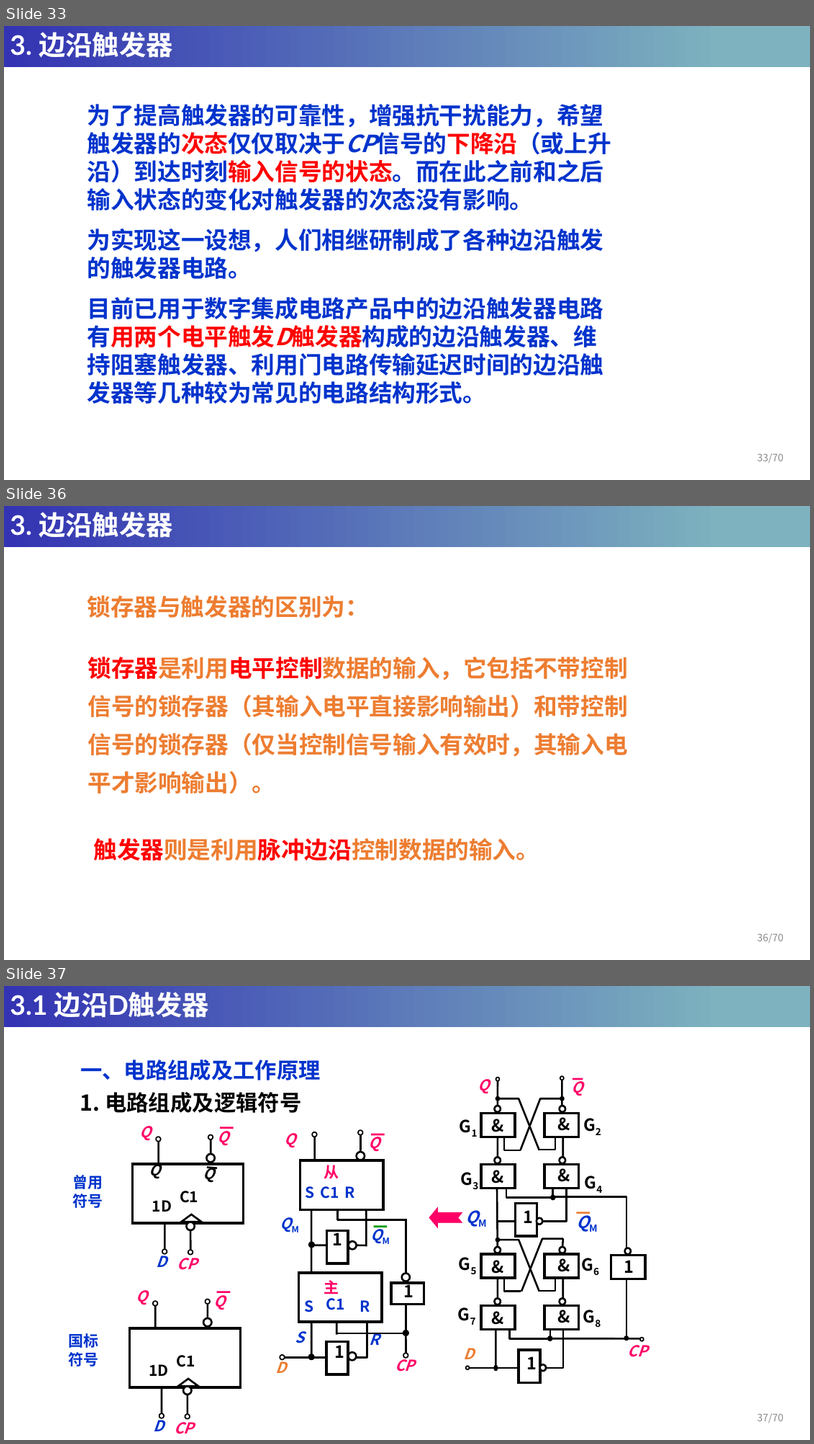
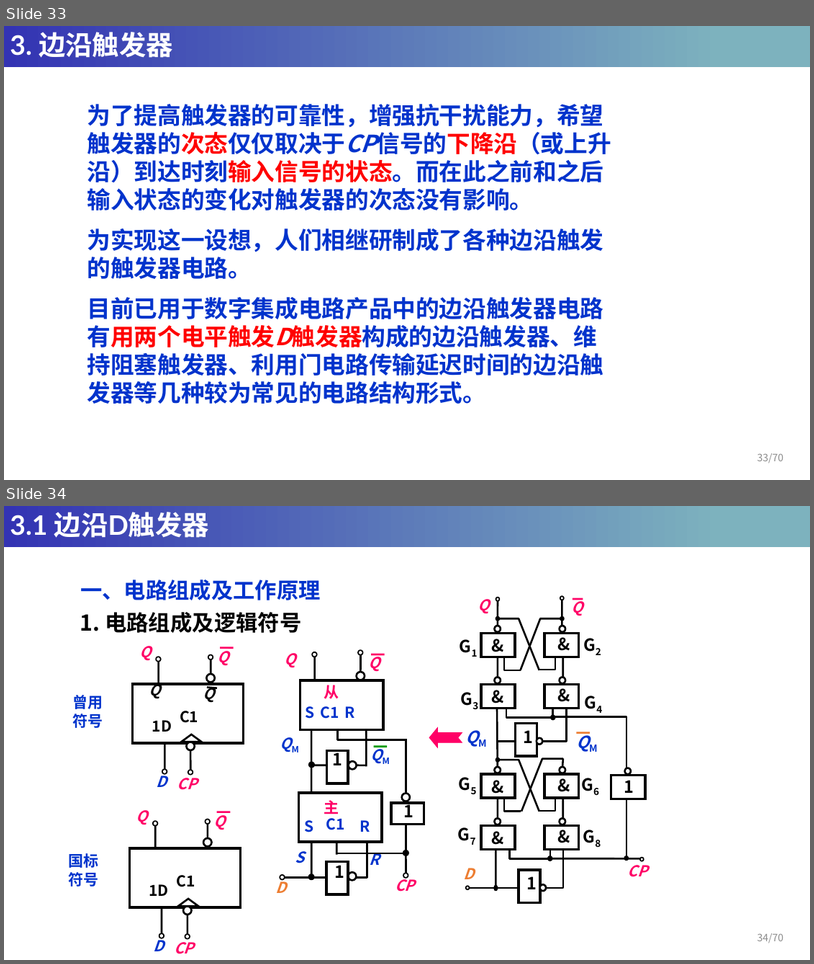
Before and after one commit to HeyuanMingong/heyuanmingong.github.io, a slide deck: DC/5. 第五章-触发器.pptx. Shown one above the other, each under a label of ours: slides 33, 36 and 37 before the commit, slides 33 and 34 after it; the slides between them are not shown. The pictures are 814x1444 and 814x964 pixels, drawn with LibreOffice and Linux fonts; fonts in the diff are those of the drawing. Boxes give left, top, right and bottom in pixels: in the first picture for what was removed or moved away, otherwise in the second. Text is boxed around its words. In the diff, an @@ line names an element or a change of style, - is before the commit and + after.

```diff
--- a/DC/5. 第五章-触发器.pptx
+++ b/DC/5. 第五章-触发器.pptx
@@ slide 36 removed at bbox=[4, 506, 810, 960], background #FFFFFF; not listed: 1 template element that a slide beside it also shows @@
@@ title removed at bbox=[10, 512, 173, 538] @@
-3. 边沿触发器
@@ text removed at bbox=[88, 595, 369, 618] @@
-锁存器与触发器的区别为：
@@ text removed at bbox=[88, 656, 628, 793] @@
-锁存器是利用电平控制数据的输入，它包括不带控制信号的锁存器（其输入电平直接影响输出）和带控制信号的锁存器（仅当控制信号输入有效时，其输入电平才影响输出）。
@@ text removed at bbox=[93, 838, 540, 860] @@
-触发器则是利用脉冲边沿控制数据的输入。
@@ page number removed at bbox=[758, 933, 784, 943] @@
-36/70
@@ what was slide 37 is now slide 34 @@
@@ page number at bbox=[758, 933, 784, 943]: text changed @@
-37/70
+34/70
```
Also in this commit, not shown: 2 other slides removed, 4 other files.
